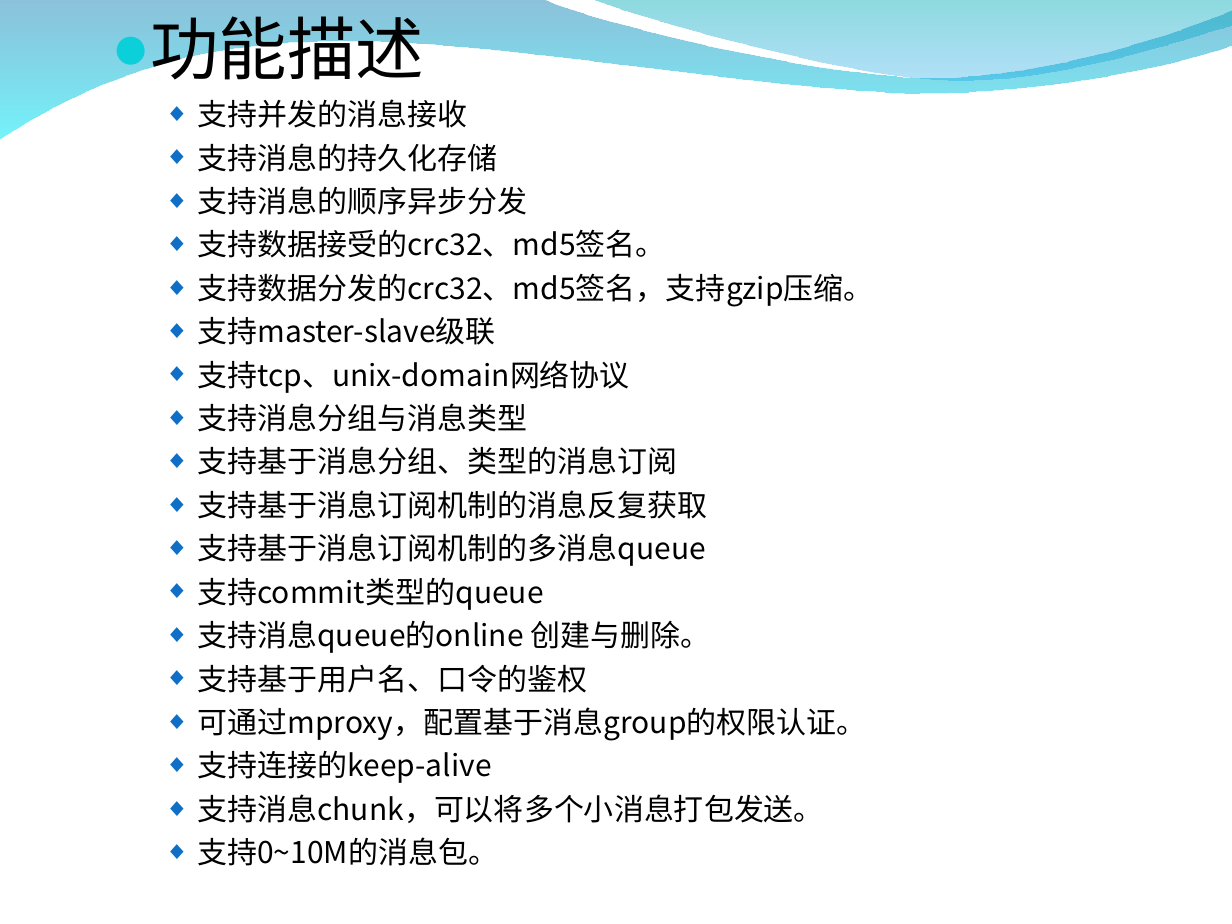
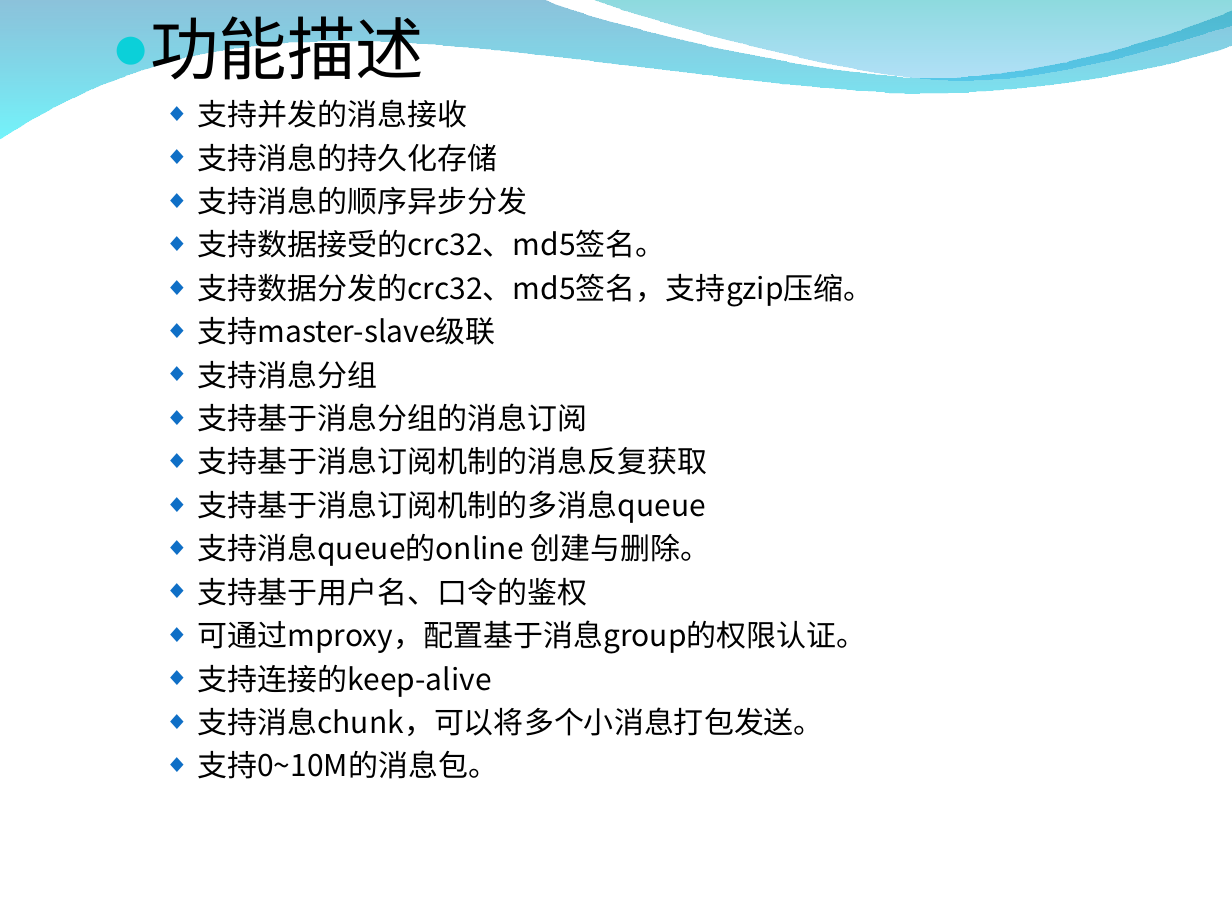
Before and after one commit to zxf1864/cwinux-mq, a slide deck: slide 7 of mq/doc/mq_introduce.ppt. Drawn at 1232x924 pixels with LibreOffice and Linux fonts; fonts in the diff are those of the drawing; background and template pictures are left out. Boxes give left, top, right and bottom in pixels: in the first picture for what was removed or moved away, otherwise in the second. Text is boxed around its words. In the diff, an @@ line names an element or a change of style, - is before the commit and + after.

```diff
--- a/mq/doc/mq_introduce.ppt
+++ b/mq/doc/mq_introduce.ppt
@@ text at (x1=197, y1=360, x2=587, y2=432): text changed @@
-  ◆ 支持tcp、unix-domain网络协议
-  ◆ 支持消息分组与消息类型
-  ◆ 支持基于消息分组、类型的消息订阅
+  ◆ 支持消息分组
+  ◆ 支持基于消息分组的消息订阅
@@ text at (x1=197, y1=578, x2=543, y2=610): paragraph removed @@
-  ◆ 支持commit类型的queue
```
Also in this commit, not shown: 2 other slides changed, 5 other files.
